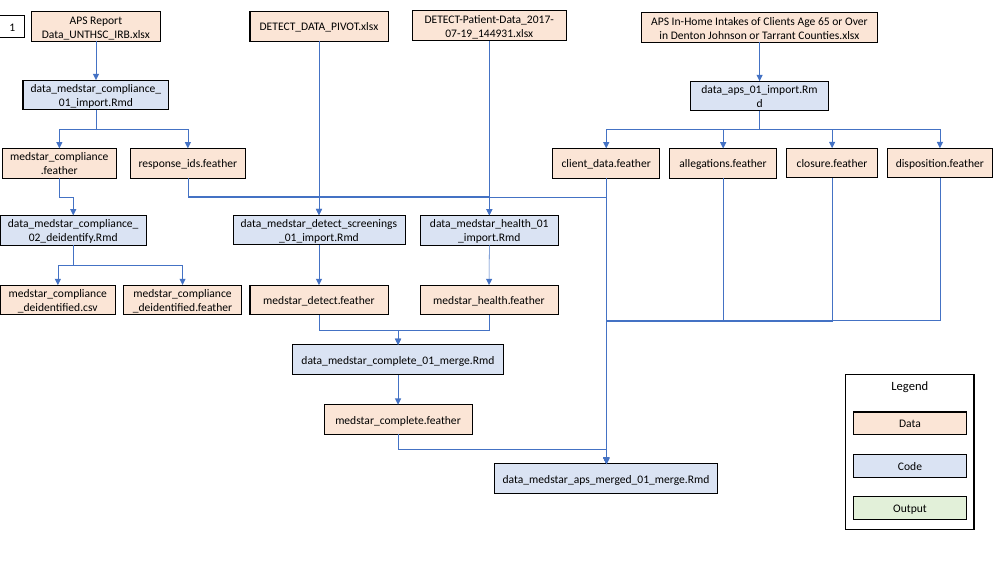
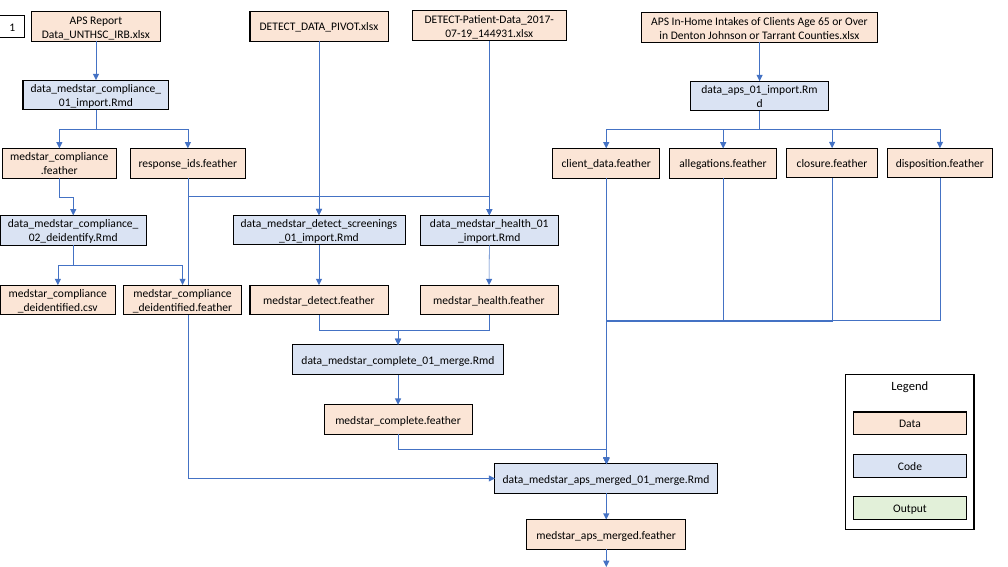
Before and after one commit to brad-cannell/detect_pilot_test_5w, a slide deck: slide 1 of images/project_file_flow_diagram.pptx (slide 2 before the commit). Drawn at 1008x567 pixels with LibreOffice and Linux fonts; fonts in the diff are those of the drawing. Boxes give left, top, right and bottom in pixels: in the first picture for what was removed or moved away, otherwise in the second. Text is boxed around its words. In the diff, an @@ line names an element or a change of style, - is before the commit and + after.

```diff
--- a/images/project_file_flow_diagram.pptx
+++ b/images/project_file_flow_diagram.pptx
@@ elbow arrow moved from (188, 178) - (606, 464) to (188, 178) - (495, 479) @@
@@ arrow added from (606, 494) to (606, 520), #4472C4 0.5 pt @@
@@ rectangle added at [527, 520, 686, 549], fill #FBE5D6, outline #000000 1 pt, 11 pt, text #000000 @@
+medstar_aps_merged.feather
@@ arrow added from (606, 550) to (606, 567), #4472C4 0.5 pt @@
```
Also in this commit, not shown: 1 slide added, 1 slide removed.
